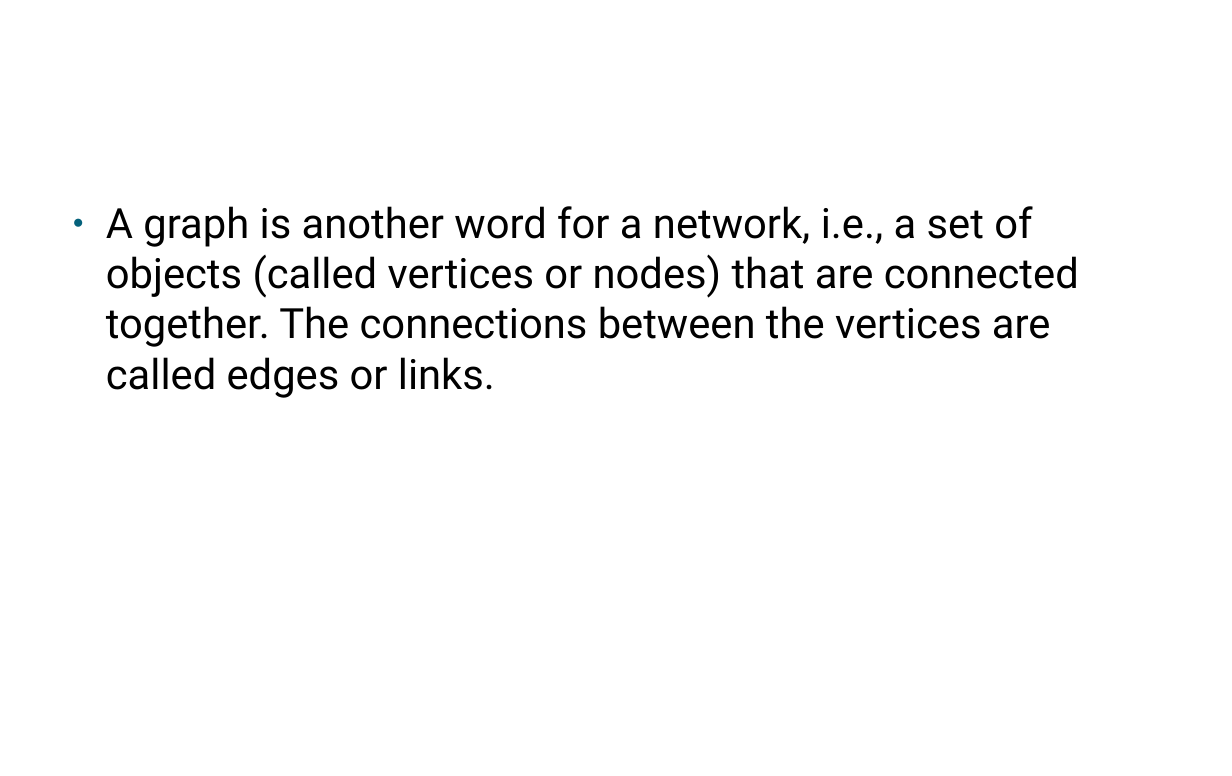
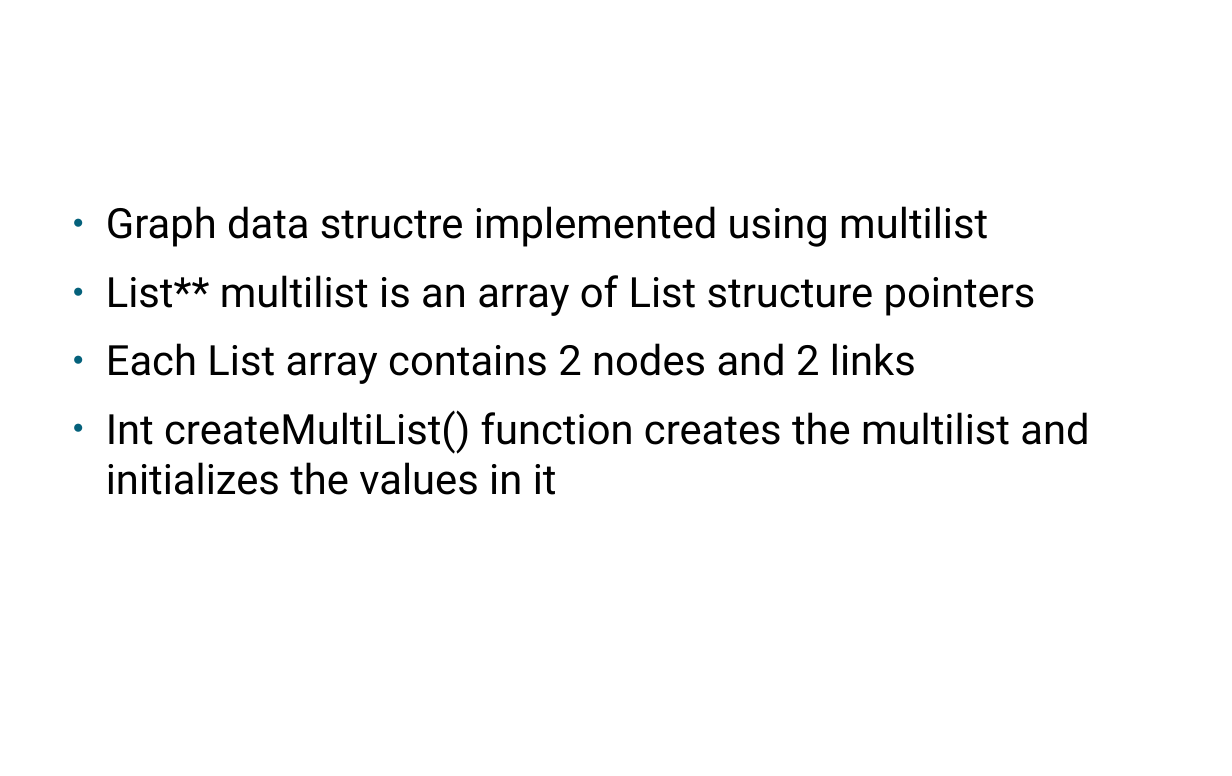
Before and after one commit to srujandeshpande/snake-ladder, a slide deck: slide 9 of snake.pptx. Drawn at 1232x776 pixels with LibreOffice and Linux fonts; fonts in the diff are those of the drawing; background and template pictures are left out. Boxes give left, top, right and bottom in pixels: in the first picture for what was removed or moved away, otherwise in the second. Text is boxed around its words. In the diff, an @@ line names an element or a change of style, - is before the commit and + after.

```diff
--- a/snake.pptx
+++ b/snake.pptx
@@ text at box(106, 206, 1089, 495): text changed @@
-● A graph is another word for a network, i.e., a set of objects (called vertices or nodes) that are connected together. The connections between the vertices are called edges or links.
+● Graph data structre implemented using multilist
+● List** multilist is an array of List structure pointers
+● Each List array contains 2 nodes and 2 links
+● Int createMultiList() function creates the multilist and initializes the values in it
```
Also in this commit, not shown: 1 other slide changed, 13 other files.
